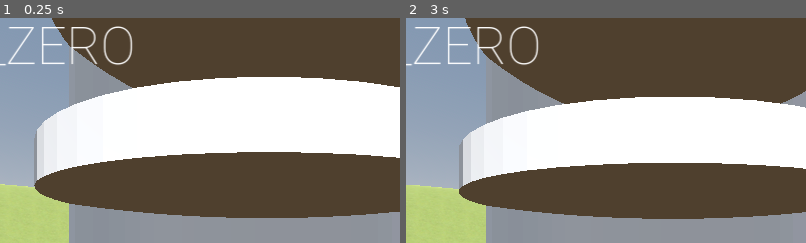
Above: before the commit, frames 1-2 (left to right).
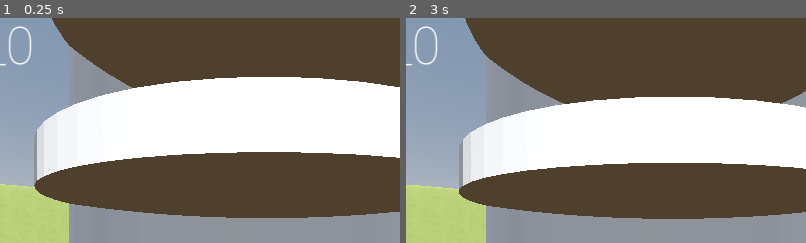
Above: after the commit, the same moments.

Repository: CalebLGreen/tower
Game: Godot game, scene res://Scenes/main.tscn
Same seed, same stepped clock (60 frames per second), same inputs: the game is played once before the commit and once after it.
Inputs (mouse positions are % of the whole screen's width and height, from its top left):
- Up to frame 1 (0.25 s): no input
- Up to frame 2 (3 s): tap Enter at 0.5, 2.75 s; move the mouse to (72, 45) at 0.52 s; hold E (rotate_right) 0.53-1.25 s; click (72, 45) at 0.6 s; tap Space (open_shop) at 0.77, 2, 2.27 s; click "Move Object" at 1.25 s; move the mouse to (30, 55) at 2.02 s; hold S (pan_down) 2.03-2.78 s; click (30, 55) at 2.1 s; move the mouse to (60, 28) at 2.77 s; hold E (rotate_right) from 2.78 s (still down); tap Mouse wheel down (pan_away) at 2.85 s
The pictures show only the part of the screen within x 16-66%, y 1-51%; the shares and areas given below are measured in that part.

The runs differ from the first frame. In frame 1, 1.2% of the frame differs, in the area x 2-34%, y 3-21%; in frame 2, 1.2%.

Commit message:
general fixes
made all scenes start with root 3d node and fixed rotation when cancelling movement. Added mouse cursors to show whats happening

Diff:
--- a/Scenes/floor_blank.tscn
+++ b/Scenes/floor_blank.tscn
@@ -37,11 +37,13 @@
 [sub_resource type="ConcavePolygonShape3D" id="ConcavePolygonShape3D_u4vr3"]
 data = PackedVector3Array(-0.0001, -2, -5, 0.49, 2, -4.976, -0.0001, 2, -5, -0.0001, -2, -5, 0.49, -2, -4.976, 0.49, 2, …(24630 unchanged characters)…
 
-[node name="Floor_Blank" type="StaticBody3D" groups=["Tower_Piece"]]
+[node name="Floor_Blank" type="Node3D"]
 
-[node name="Floor_Blank_Mesh" type="MeshInstance3D" parent="."]
+[node name="Floor_Blank" type="StaticBody3D" parent="." groups=["Tower_Piece"]]
+
+[node name="Floor_Blank_Mesh" type="MeshInstance3D" parent="Floor_Blank"]
 mesh = SubResource("ArrayMesh_26i3p")
 skeleton = NodePath("")
 
-[node name="Floor_Zero_Collision" type="CollisionShape3D" parent="."]
+[node name="Floor_Blank_Collision" type="CollisionShape3D" parent="Floor_Blank"]
 shape = SubResource("ConcavePolygonShape3D_u4vr3")
--- a/Scenes/floor_zero.tscn
+++ b/Scenes/floor_zero.tscn
@@ -37,11 +37,13 @@
 [sub_resource type="ConcavePolygonShape3D" id="ConcavePolygonShape3D_d51c8"]
 data = PackedVector3Array(-0.0001, -2, -5, 0.49, 2, -4.976, -0.0001, 2, -5, -0.0001, -2, -5, 0.49, -2, -4.976, 0.49, 2, …(24630 unchanged characters)…
 
-[node name="Floor_ZERO" type="StaticBody3D" groups=["Tower_Piece"]]
+[node name="Floor_0" type="Node3D"]
 
-[node name="Floor_ZERO_Mesh" type="MeshInstance3D" parent="."]
+[node name="Floor_0" type="StaticBody3D" parent="." groups=["Tower_Piece"]]
+
+[node name="Floor_0_Mesh" type="MeshInstance3D" parent="Floor_0"]
 mesh = SubResource("ArrayMesh_5l81j")
 skeleton = NodePath("")
 
-[node name="Floor_Zero_Mesh" type="CollisionShape3D" parent="."]
+[node name="Floor_0_Collision" type="CollisionShape3D" parent="Floor_0"]
 shape = SubResource("ConcavePolygonShape3D_d51c8")
--- a/Scenes/main.tscn
+++ b/Scenes/main.tscn
@@ -92,7 +92,7 @@
 
 [node name="Tower" type="Node" parent="." groups=["Tower"]]
 
-[node name="Floor_ZERO" parent="Tower" instance=ExtResource("3_awo7m")]
+[node name="Floor_0" parent="Tower" instance=ExtResource("3_awo7m")]
 
 [node name="Floor_TOP" parent="Tower" groups=["Tower_Piece"] instance=ExtResource("4_pvhli")]
 transform = Transform3D(1, 0, 0, 0, 1, 0, 0, 0, 1, 0, 3.9, 0)
--- a/Scenes/tower_top.tscn
+++ b/Scenes/tower_top.tscn
@@ -37,13 +37,15 @@
 [sub_resource type="ConcavePolygonShape3D" id="ConcavePolygonShape3D_mtg6w"]
 data = PackedVector3Array(-0.0001, -0.0501, -5, 0.49, 0.05, -4.976, -0.0001, 0.05, -5, -0.0001, -0.0501, -5, 0.49, -0.0 …(46479 unchanged characters)…
 
-[node name="Floor_TOP" type="StaticBody3D"]
+[node name="Floor_TOP" type="Node3D"]
 
-[node name="Floor_TOP_Mesh" type="MeshInstance3D" parent="."]
+[node name="Floor_TOP" type="StaticBody3D" parent="."]
+
+[node name="Floor_TOP_Mesh" type="MeshInstance3D" parent="Floor_TOP"]
 transform = Transform3D(1, 0, 0, 0, 1, 0, 0, 0, 1, 0, 1.95824, 0)
 mesh = SubResource("ArrayMesh_4uq2o")
 skeleton = NodePath("")
 
-[node name="Floor_TOP_Collsion" type="CollisionShape3D" parent="."]
+[node name="Floor_TOP_Collsion" type="CollisionShape3D" parent="Floor_TOP"]
 transform = Transform3D(1, 0, 0, 0, 1, 0, 0, 0, 1, 0, 1.95824, 0)
 shape = SubResource("ConcavePolygonShape3D_mtg6w")
--- a/Scripts/UI_Elements.gd
+++ b/Scripts/UI_Elements.gd
@@ -62,7 +62,7 @@
 func check_floor(camera_pos : Vector3):
 	var y_pos : float = camera_pos.y
 	for i in tower_segments:
-		if i is StaticBody3D:
+		if i is Node3D:
 			#print(i)
 			if y_pos >= i.position.y:
 				floor_label.set_text(i.name)
--- a/Scripts/main.gd
+++ b/Scripts/main.gd
@@ -8,6 +8,11 @@
 @onready var number_of_floors : int
 @onready var blank_floor : PackedScene = preload("res://Scenes/floor_blank.tscn")
 
+# Cursors
+var cursor_default = load("res://Models/Cursors/arrow_cursor_default.png")
+var cursor_move = load("res://Models/Cursors/arrow_cursor.png")
+var cursor_build = load("res://Models/Cursors/cursor_hammer.png")
+
 # Player Values
 var gold : int = 1000
 
@@ -31,7 +36,8 @@
 var in_build_menu : bool = false
 var building_table : Dictionary = {'value' : false}
 var moving_object : Dictionary = {'value' : false}
-var moving_object_original_coords : Dictionary = {'x' : 0, 'y' : 0, 'z' : 0}
+var moving_object_original_position : Dictionary = {'x' : 0, 'y' : 0, 'z' : 0}
+var moving_object_original_rotation : Dictionary = {'x' : 0, 'y' : 0, 'z' : 0}
 var selected_object = null
 @onready var shop_objects : Dictionary = {'Table' : table}
 @onready var building_current_item : Dictionary = {
@@ -49,8 +55,8 @@
 func _ready() -> void:
 	# Reset camera
 	camera.position = Vector3(8,1,0)
-	# get the floor count, important for other functions
-	get_floor_count()
+	# Change cursor
+	change_mouse_cursor_image(cursor_default)
 
 
 func _process(delta: float) -> void:
@@ -62,6 +68,10 @@
 	# handle the mouse controls, currently only used in the shop
 	handle_mouse_controls(delta)
 
+
+func change_mouse_cursor_image(cursor_image, cursor_shape = 0) -> void:
+	Input.set_custom_mouse_cursor(cursor_image)
+	Input.set_default_cursor_shape(cursor_shape)
 
 func handle_mouse_controls(delta) -> void:
 	# Create a ray cast on the mouse
@@ -87,20 +97,23 @@
 		#await timer.timeout
 		#print(origin, ", ", end, " ", ray_result)
 		#timer = false
-	# Now if building
-	if in_build_menu:
-		# Check if the table is being built
-		if building_table.value:
-			var key = "Table"
+	if building_table.value:
+		var key = "Table"
+		if gold >= building_items_costs[key]['cost']:
 			build(shop_objects[key], key, building_current_item[key], ray_result, delta, building_items_costs[key])
-		if moving_object.value:
-			move(ray_result, moving_object, delta)
+		else:
+			print("Too Poor")
+	if moving_object.value:
+		move(ray_result, moving_object, delta)
 
 
 func build(object : PackedScene, object_name : String, building_object : Dictionary, ray_result: Dictionary, delta: float, cost : Dictionary = {'cost' : 0}) -> void:
 	# stop the user changing floors
 	camera.is_movement_locked = true
-
+	# Toggle the shop window to give more visibility
+	if UI.shop_panel.visible:
+		UI.toggle_shop()
+		pass
 	# DEBUG print
 	#print("BUILDING")
 	# Check whether the ray has collided with anything, i.e. the floor
@@ -129,8 +142,8 @@
 			var intersection_point : Vector3 = ray_result.get("position")
 
 			var current_floor_number = get_current_floor_num()
-			var offset = -0.48 - (tower_segment_height * current_floor_number - 1)
-			temp_object.position = intersection_point + Vector3(0, offset, 0)
+			var offset = 0.52 # - (tower_segment_height * current_floor_number - 1)
+			temp_object.global_position = intersection_point + Vector3(0, offset, 0)
 			#prints(current_floor_number, offset, intersection_point)
 			# Allow for rotations - simple enough
 			if Input.is_action_pressed("rotate_left"):
@@ -181,14 +194,22 @@
 						var cost_data = building_items_costs.get(object_name, {})
 						cost_data['cost'] = original_building_items_cost[object_name]
 						building_items_costs[object_name] = cost_data
+						# Show the shop again and change the gold amount
+						UI.toggle_shop()
 						UI.update_gold_count()
-							# Cancel placement
+						# Return mouse cursor to default
+						change_mouse_cursor_image(cursor_default)
+
+					# Cancel placement
 					if Input.is_action_just_pressed("cancel"):
 						if moving_object.value == true:
-							# Restore it to its original coordinates
-							temp_object.global_position.x = moving_object_original_coords.x
-							temp_object.global_position.y = moving_object_original_coords.y
-							temp_object.global_position.z = moving_object_original_coords.z
+							# Restore it to its original coordinates and rotation
+							temp_object.global_position.x = moving_object_original_position.x
+							temp_object.global_position.y = moving_object_original_position.y
+							temp_object.global_position.z = moving_object_original_position.z
+							temp_object.rotation.x = moving_object_original_rotation.x
+							temp_object.rotation.y = moving_object_original_rotation.y
+							temp_object.rotation.z = moving_object_original_rotation.z
 							# Name the object
 							temp_object.name = "%s" % [object_name]
 							# Change the collision layer back to 1
@@ -204,11 +225,21 @@
 							camera.is_movement_locked = false
 							# Turn off moving object mode
 							moving_object.value = false
+							# re-open the shop the shop
+							UI.toggle_shop()
+							# Mouse cursor back to default
+							change_mouse_cursor_image(cursor_default)
 						else:
+							# delete object
 							temp_object.queue_free()
+							# stop building
 							building_object.value = false
+							# stop locking camera
 							camera.is_movement_locked = false
+							# re-open the shop the shop
 							UI.toggle_shop()
+							# mouse cursor back to default
+							change_mouse_cursor_image(cursor_default)
 
 # Function to move objects on a floor
 func move(ray_result : Dictionary, moving_object : Dictionary, delta : float) -> void:
@@ -220,29 +251,37 @@
 		if Input.is_action_just_pressed("left_click"):
 			selected_object = select_object(ray_result)
 			# Retrieve the name of the object selected
-			var object_name = String(selected_object.name)
-			# Check the objects groups to see if it should be moved
-			var object_groups = selected_object.get_groups()
-			for group in object_groups:
-				if group == "Object_Movable":
-					# Track its original coordinates
-					moving_object_original_coords.x = selected_object.global_position.x
-					moving_object_original_coords.y = selected_object.global_position.y
-					moving_object_original_coords.z = selected_object.global_position.z
-					# If it can be moved delete it
-					selected_object.queue_free()
-					# And rebuild it as if the build button had been pressed
-					building_current_item[object_name].value = true
-					# However change the cost of building the item to 0
-					var cost_data = building_items_costs.get(object_name, {})
-					cost_data['cost'] = 0
-					# Update that cost
-					building_items_costs[object_name] = cost_data
+			if selected_object != null:
+				var object_name = String(selected_object.name)
+				# Check the objects groups to see if it should be moved
+				var object_groups = selected_object.get_groups()
+				for group in object_groups:
+					if group == "Object_Movable":
+						# Change mouse cursor to show what is happening
+						change_mouse_cursor_image(cursor_move, 3)
+						# Track its original coordinates
+						moving_object_original_position.x = selected_object.global_position.x
+						moving_object_original_position.y = selected_object.global_position.y
+						moving_object_original_position.z = selected_object.global_position.z
+						moving_object_original_rotation.x = selected_object.rotation.x
+						moving_object_original_rotation.y = selected_object.rotation.y
+						moving_object_original_rotation.z = selected_object.rotation.z
+						# If it can be moved delete it
+						selected_object.queue_free()
+						# And rebuild it as if the build button had been pressed
+						building_current_item[object_name].value = true
+						# However change the cost of building the item to 0
+						var cost_data = building_items_costs.get(object_name, {})
+						cost_data['cost'] = 0
+						# Update that cost
+						building_items_costs[object_name] = cost_data
 		# If tab is pressed, cancel the operation
 		elif Input.is_action_just_pressed("cancel"):
 			selected_object = null
 			moving_object.value = false
-
+			change_mouse_cursor_image(cursor_default)
+
+# Selects an object and returns it
 func select_object(ray_result : Dictionary):
 	var collider = ray_result.get("collider")
 	if collider and collider is Node3D:
@@ -250,6 +289,7 @@
 		return selected_object
 	else:
 		print("Object not selectable")
+		return null
 
 # Function to check whether the floor is the current floor
 func is_floor(body: Node3D, current_floor) -> bool:
@@ -282,7 +322,7 @@
 	# update the camera information for clamping
 	camera.get_floor_count()
 
-# get the floor count
+# get the floor count, returned as an int
 func get_floor_count() -> int:
 	number_of_floors = get_tree().get_first_node_in_group("Tower").get_child_count()
 	return number_of_floors
@@ -292,6 +332,7 @@
 	var current_floor_name = get_node("UI/Floor_Label").text
 	return current_floor_name
 
+# returns the current floor number as an int
 func get_current_floor_num() -> int:
 	var current_floor_number
 	var current_floor_name = get_current_floor()
@@ -312,7 +353,8 @@
 # for when the button to buy a table has been pressed
 func _on_floor_add_table_pressed() -> void:
 	building_table.value = true
-
-
+	change_mouse_cursor_image(cursor_build)
+
+# For when the move button is pressed
 func _on_move_objects_pressed() -> void:
 	moving_object.value = true
Binary file added: Models/Cursors/arrow_cursor.png
Not shown, added: Models/Cursors/arrow_cursor.png.import
Binary file added: Models/Cursors/arrow_cursor_default.png
Not shown, added: Models/Cursors/arrow_cursor_default.png.import
Binary file added: Models/Cursors/cursor_hammer.png
Not shown, added: Models/Cursors/cursor_hammer.png.import
